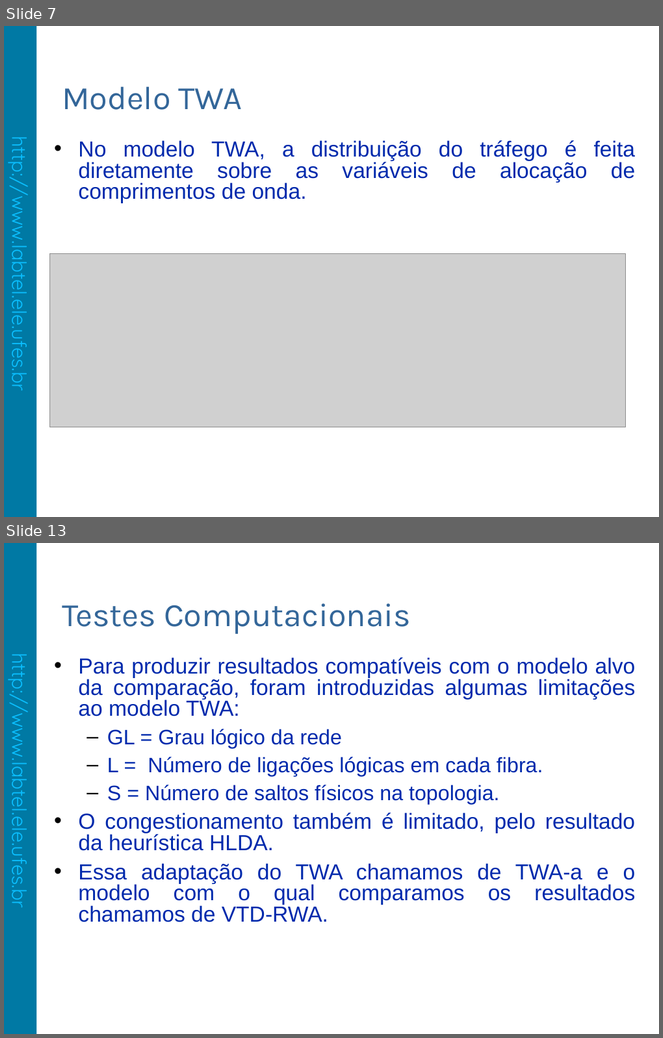
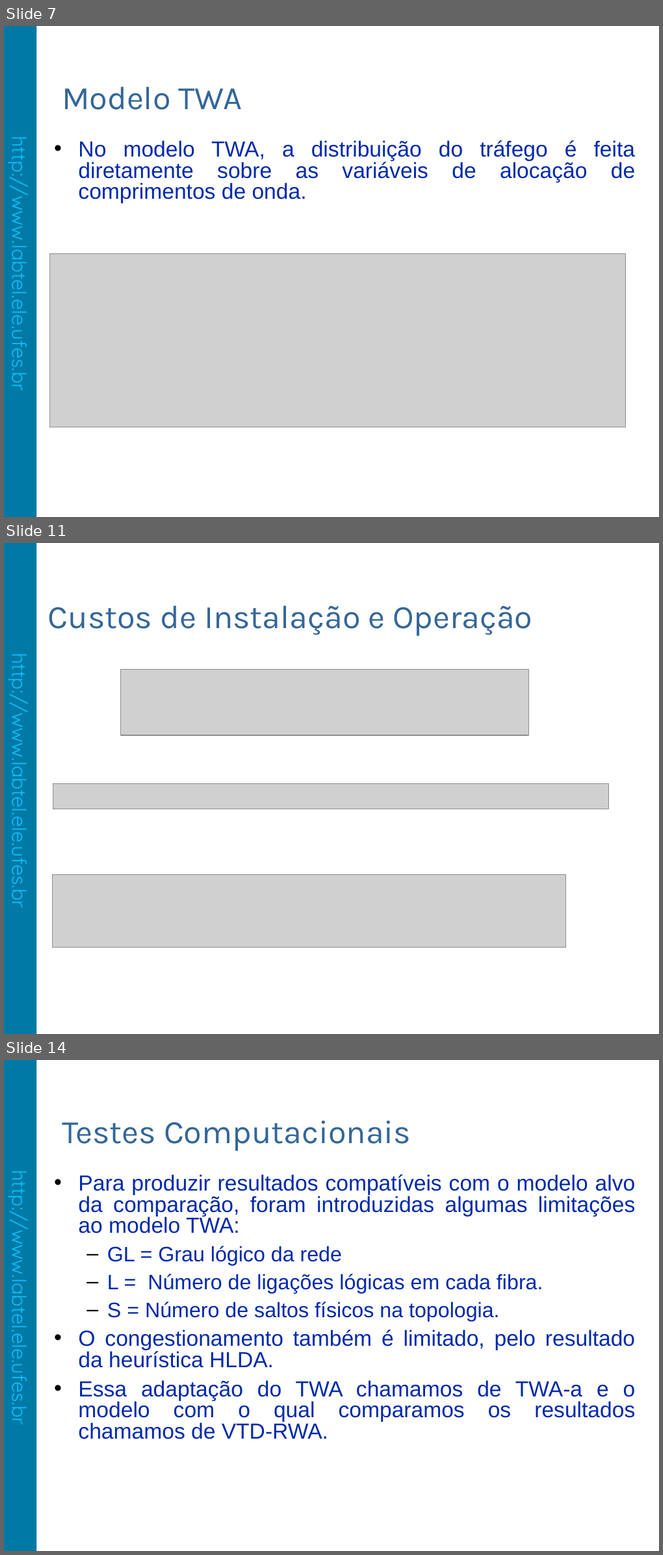
Before and after one commit to fabiolimath/twa, a slide deck: dissertacao/apresentacao/FabioLima-Apresentacao.odp. Shown one above the other, each under a label of ours: slides 7 and 13 before the commit, slides 7, 11 and 14 after it; the slides between them are not shown. The pictures are 663x1038 and 663x1555 pixels, drawn with LibreOffice and Linux fonts; fonts in the diff are those of the drawing; grey boxes stand for pictures; background and template pictures are left out. Boxes give left, top, right and bottom in pixels: in the first picture for what was removed or moved away, otherwise in the second. Text is boxed around its words. In the diff, an @@ line names an element or a change of style, - is before the commit and + after.

```diff
--- a/dissertacao/apresentacao/FabioLima-Apresentacao.odp
+++ b/dissertacao/apresentacao/FabioLima-Apresentacao.odp
@@ slide 11 added at box(4, 543, 659, 1034), background #FFFFFF; not listed: 2 template elements that a slide beside it also shows @@
@@ title added at box(48, 605, 532, 636), 36 pt, text #336699 @@
+Custos de Instalação e Operação
@@ picture added at box(120, 670, 529, 735) @@
@@ picture added at box(53, 784, 608, 809) @@
@@ picture added at box(53, 875, 566, 948) @@
@@ what was slide 13 is now slide 14 @@
```
Also in this commit, not shown: 11 other slides added, 5 slides removed, 10 other files.
